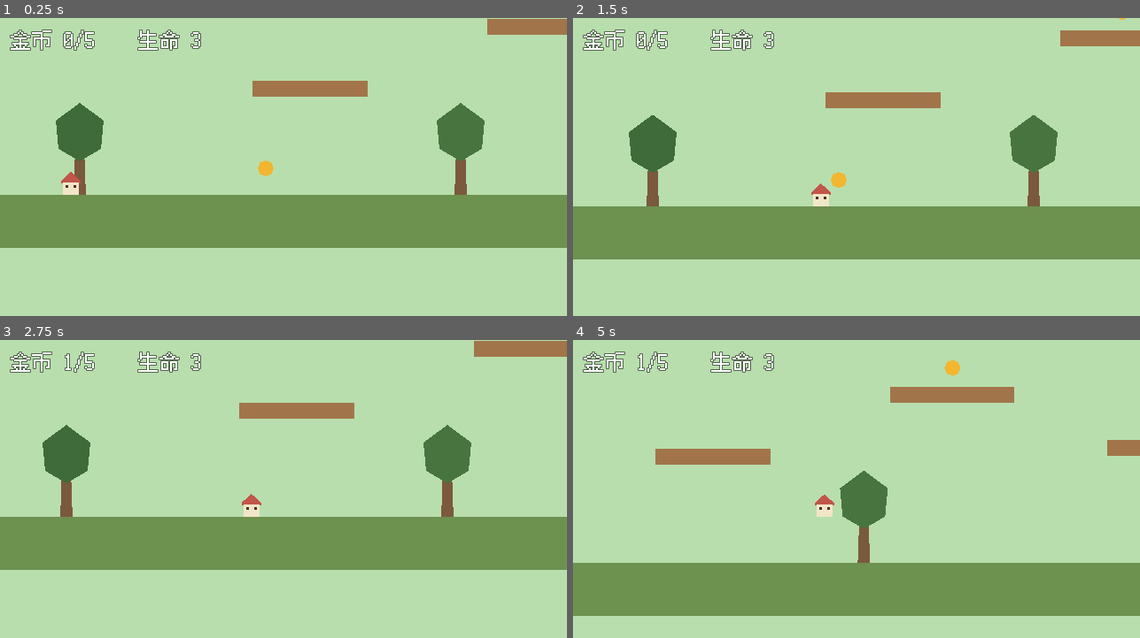
Above: before the commit, frames 1-4 (two rows, left to right).
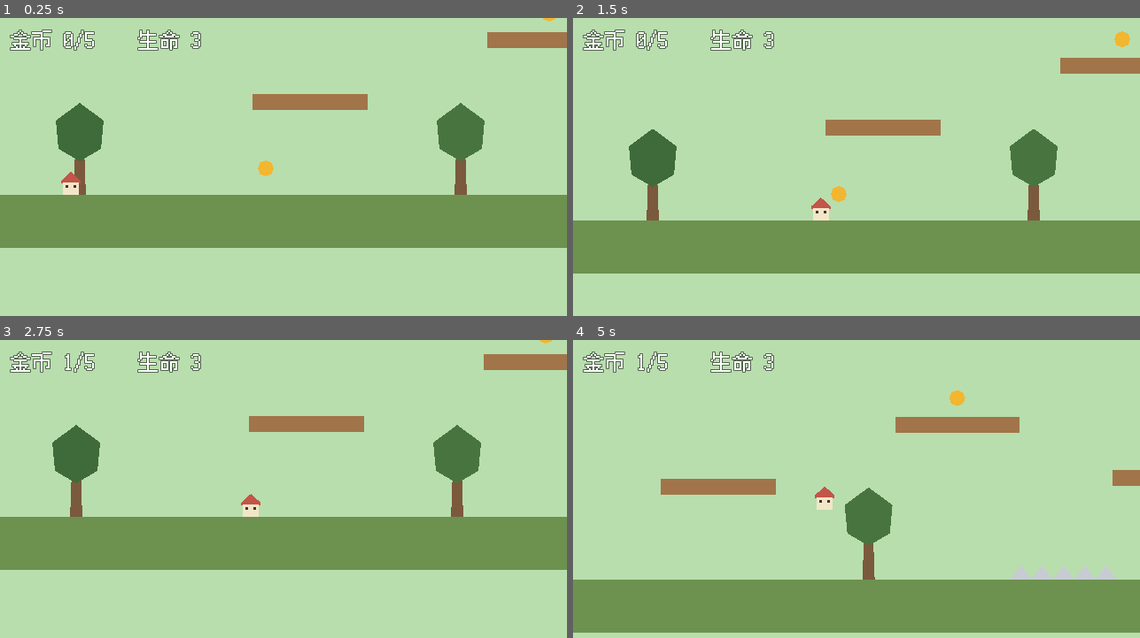
Above: after the commit, the same moments.

Repository: gdchaochao/platformer
Game: Godot game, scene res://scenes/levels/level_1_1.tscn
Same seed, same stepped clock (60 frames per second), same inputs: the game is played once before the commit and once after it.
Inputs:
- Up to frame 1 (0.25 s): no input
- Up to frame 2 (1.5 s): tap Enter at 0.5 s; hold D from 0.53 s (still down); tap Space at 0.77 s
- Up to frame 3 (2.75 s): tap Space at 1.52 s; release D at 2.03 s; hold A from 2.03 s (still down)
- Up to frame 4 (5 s): release A at 2.78 s; hold D 2.78-4.28 s; tap Space at 3.02, 3.77, 4.52 s; hold A from 4.28 s (still down)

The runs differ from the first frame. In frame 1, 3.1% of the frame differs, in the area x 44-100%, y 0-31%; in frame 2, 15%; in frame 3, 5.4%; in frame 4, 18%, in the area x 0-100%, y 6-99%.

Commit message:
feat: 修复跳跃高度+新增尖刺与巡逻敌人
- 跳跃力 -470→-530(跳高 113→143px)，修复跳不上平台(原设计需 129px)
- 平台链整体下调适配新跳跃弧线
- 新增尖刺(hazard group)：碰到扣命+无敌闪烁+传送回出生点
- 新增巡逻刺球怪 walker：碰墙/悬崖/边界自动掉头；
  玩家头顶踩踏可消灭并反弹，侧面碰撞则玩家受伤
- Game.hurt_player 改造：受伤不再整关重开，player_hurt 信号回出生点
- 修复 HUD 金币总数显示(吃后分母变小)
- 经 agent-browser 实测：跳平台/吃金币/尖刺扣血/回出生点全部通过

Diff:
--- a/autoload/game.gd
+++ b/autoload/game.gd
@@ -5,6 +5,7 @@
 
 signal coins_changed(value: int)
 signal lives_changed(value: int)
+signal player_hurt  # 玩家受伤但生命未耗尽：关卡负责把玩家传送回出生点
 
 const START_LEVEL: String = "res://scenes/levels/level_1_1.tscn"
 
@@ -44,7 +45,7 @@
 	coins_changed.emit(coins)
 
 
-## 受到一次伤害：扣一条命；生命耗尽则整轮重来
+## 受到一次伤害：扣一条命；生命未耗尽则通知关卡传送玩家回出生点，耗尽则整轮重来
 func hurt_player() -> void:
 	lives -= 1
 	lives_changed.emit(lives)
@@ -54,7 +55,7 @@
 		reload_current_level()
 	else:
 		print("受伤，当前生命: %d" % lives)
-		reload_current_level()
+		player_hurt.emit()
 
 
 ## 通关：看顺序表里还有没有下一关
--- /dev/null
+++ b/scenes/enemies/walker.gd
@@ -0,0 +1,53 @@
+extends CharacterBody2D
+## 巡逻小怪（森林刺球怪）：
+## - 沿平台左右巡逻，碰墙 / 悬崖边缘 / 巡逻边界自动掉头
+## - 玩家从头顶踩到 → 小怪被消灭，玩家反弹
+## - 侧面/下方碰到玩家 → 玩家受伤（走 take_hit 无敌帧逻辑）
+
+@export var speed: float = 60.0          # 巡逻速度
+@export var patrol_min_x: float = 0.0    # 巡逻左边界（世界坐标）
+@export var patrol_max_x: float = 1e9    # 巡逻右边界
+
+var _dir: float = -1.0
+
+@onready var _edge_ray: RayCast2D = $EdgeRay
+
+
+func _ready() -> void:
+	$Hurtbox.body_entered.connect(_on_hurtbox_body_entered)
+
+
+func _physics_process(delta: float) -> void:
+	if not is_on_floor():
+		velocity.y += ProjectSettings.get_setting("physics/2d/default_gravity") * delta
+	velocity.x = _dir * speed
+	move_and_slide()
+
+	# 掉头三条件：撞墙 / 前方悬崖 / 越出巡逻边界
+	if is_on_wall():
+		_flip()
+	elif is_on_floor() and not _edge_ray.is_colliding():
+		_flip()
+	if _dir < 0.0 and global_position.x <= patrol_min_x:
+		_flip()
+	elif _dir > 0.0 and global_position.x >= patrol_max_x:
+		_flip()
+
+	# 边缘检测射线始终放在前进方向一侧
+	_edge_ray.position.x = 12.0 * _dir
+
+
+func _flip() -> void:
+	_dir = -_dir
+
+
+func _on_hurtbox_body_entered(body: Node2D) -> void:
+	if not body.is_in_group("player"):
+		return
+	# 踩踏判定：玩家正在下落 且 玩家位置明显高于小怪中心
+	if body.velocity.y > 40.0 and body.global_position.y < global_position.y - 6.0:
+		if body.has_method("bounce"):
+			body.bounce()
+		queue_free()
+	elif body.has_method("take_hit"):
+		body.take_hit()
--- /dev/null
+++ b/scenes/enemies/walker.tscn
@@ -0,0 +1,35 @@
+[gd_scene format=3]
+
+[ext_resource type="Script" path="res://scenes/enemies/walker.gd" id="1_walker"]
+
+[sub_resource type="CircleShape2D" id="Sh_body"]
+radius = 12.0
+
+[sub_resource type="CircleShape2D" id="Sh_hurt"]
+radius = 14.0
+
+[node name="Walker" type="CharacterBody2D"]
+script = ExtResource("1_walker")
+
+[node name="CollisionShape2D" type="CollisionShape2D" parent="."]
+shape = SubResource("Sh_body")
+
+[node name="Body" type="Polygon2D" parent="."]
+color = Color(0.717647, 0.258824, 0.223529, 1)
+polygon = PackedVector2Array(12, 0, 8.5, 8.5, 0, 12, -8.5, 8.5, -12, 0, -8.5, -8.5, 0, -12, 8.5, -8.5)
+
+[node name="EyeL" type="Polygon2D" parent="."]
+color = Color(0.98, 0.94, 0.85, 1)
+polygon = PackedVector2Array(-6, -4, -3, -4, -3, -1, -6, -1)
+
+[node name="EyeR" type="Polygon2D" parent="."]
+color = Color(0.98, 0.94, 0.85, 1)
+polygon = PackedVector2Array(3, -4, 6, -4, 6, -1, 3, -1)
+
+[node name="Hurtbox" type="Area2D" parent="."]
+[node name="CollisionShape2D" type="CollisionShape2D" parent="Hurtbox"]
+shape = SubResource("Sh_hurt")
+
+[node name="EdgeRay" type="RayCast2D" parent="."]
+position = Vector2(12, 0)
+target_position = Vector2(0, 26)
--- a/scenes/levels/level_1_1.gd
+++ b/scenes/levels/level_1_1.gd
@@ -4,10 +4,14 @@
 ##   "coins"     → Area2D 金币（吃到 +1）
 ##   "killzone"  → Area2D 坠落/陷阱区（碰到扣一条命）
 ##   "goal"      → Area2D 终点旗帜（触发通关）
-##   "hazard"    → Area2D 尖刺/敌人（预留，后续加伤害逻辑）
+##   "hazard"    → Area2D 尖刺等静态危险物（带无敌帧判定的伤害）
+## 敌人（walker）的伤害/踩踏由敌人场景自己处理，不走这里。
 
 var _won: bool = false
+var _coins_total: int = 0  # 开局缓存金币总数（避免吃到后分母变小）
 
+@onready var _player: CharacterBody2D = $Player
+@onready var _spawn: Marker2D = $Spawn
 @onready var _coins_label: Label = $HUD/CoinsLabel
 @onready var _win_label: Label = $HUD/WinLabel
 
@@ -22,21 +26,32 @@
 	# 金币/生命变化实时刷新 HUD
 	Game.coins_changed.connect(func(_v: int) -> void: _refresh_hud())
 	Game.lives_changed.connect(func(_v: int) -> void: _refresh_hud())
+	# 受伤未死：传送回出生点
+	Game.player_hurt.connect(_on_player_hurt)
 
-	# 连接三类交互物（按 group 自动装配，场景里新增同组节点无需改代码）
+	# 连接各类交互物（按 group 自动装配，场景里新增同组节点无需改代码）
 	for coin: Area2D in get_tree().get_nodes_in_group("coins"):
 		coin.body_entered.connect(_on_coin_body_entered.bind(coin))
+	_coins_total = get_tree().get_nodes_in_group("coins").size()
 	for kill: Area2D in get_tree().get_nodes_in_group("killzone"):
 		kill.body_entered.connect(_on_killzone_body_entered)
 	for goal: Area2D in get_tree().get_nodes_in_group("goal"):
 		goal.body_entered.connect(_on_goal_body_entered)
+	for hazard: Area2D in get_tree().get_nodes_in_group("hazard"):
+		hazard.body_entered.connect(_on_hazard_body_entered)
 
 	_refresh_hud()
 
 
+func _on_player_hurt() -> void:
+	if not is_instance_valid(_player):
+		return
+	_player.global_position = _spawn.global_position
+	_player.velocity = Vector2.ZERO
+
+
 func _refresh_hud() -> void:
-	var total: int = get_tree().get_nodes_in_group("coins").size()
-	_coins_label.text = "金币 %d/%d    生命 %d" % [Game.coins, total, Game.lives]
+	_coins_label.text = "金币 %d/%d    生命 %d" % [Game.coins, _coins_total, Game.lives]
 
 
 func _on_coin_body_entered(body: Node2D, coin: Area2D) -> void:
@@ -46,8 +61,14 @@
 
 
 func _on_killzone_body_entered(body: Node2D) -> void:
+	# 坠落必扣命（不受无敌帧保护），传送回出生点由 player_hurt 信号完成
 	if body.is_in_group("player") and not _won:
 		Game.hurt_player()
+
+
+func _on_hazard_body_entered(body: Node2D) -> void:
+	if body.is_in_group("player") and not _won and body.has_method("take_hit"):
+		body.take_hit()
 
 
 func _on_goal_body_entered(body: Node2D) -> void:
--- a/scenes/levels/level_1_1.tscn
+++ b/scenes/levels/level_1_1.tscn
@@ -3,6 +3,7 @@
 [ext_resource type="Script" path="res://scenes/levels/level_1_1.gd" id="1_lvl"]
 [ext_resource type="PackedScene" path="res://scenes/player/player.tscn" id="2_player"]
 [ext_resource type="FontFile" path="res://assets/fonts/fusion_pixel.otf" id="3_font"]
+[ext_resource type="PackedScene" path="res://scenes/enemies/walker.tscn" id="4_walker"]
 
 [sub_resource type="RectangleShape2D" id="Sh_g1"]
 size = Vector2(1400, 60)
@@ -24,6 +25,10 @@
 size = Vector2(44, 130)
 [sub_resource type="CircleShape2D" id="Sh_coin"]
 radius = 14.0
+[sub_resource type="RectangleShape2D" id="Sh_sp1"]
+size = Vector2(120, 14)
+[sub_resource type="RectangleShape2D" id="Sh_sp2"]
+size = Vector2(100, 14)
 
 [node name="Level_1_1" type="Node2D"]
 script = ExtResource("1_lvl")
@@ -79,7 +84,7 @@
 polygon = PackedVector2Array(-330, -30, 330, -30, 330, 30, -330, 30)
 
 [node name="P1" type="StaticBody2D" parent="."]
-position = Vector2(350, 200)
+position = Vector2(350, 215)
 [node name="CollisionShape2D" type="CollisionShape2D" parent="P1"]
 shape = SubResource("Sh_p1")
 [node name="Visual" type="Polygon2D" parent="P1"]
@@ -87,7 +92,7 @@
 polygon = PackedVector2Array(-65, -9, 65, -9, 65, 9, -65, 9)
 
 [node name="P2" type="StaticBody2D" parent="."]
-position = Vector2(620, 130)
+position = Vector2(620, 145)
 [node name="CollisionShape2D" type="CollisionShape2D" parent="P2"]
 shape = SubResource("Sh_p2")
 [node name="Visual" type="Polygon2D" parent="P2"]
@@ -95,7 +100,7 @@
 polygon = PackedVector2Array(-70, -9, 70, -9, 70, 9, -70, 9)
 
 [node name="P3" type="StaticBody2D" parent="."]
-position = Vector2(870, 190)
+position = Vector2(870, 205)
 [node name="CollisionShape2D" type="CollisionShape2D" parent="P3"]
 shape = SubResource("Sh_p3")
 [node name="Visual" type="Polygon2D" parent="P3"]
@@ -103,7 +108,7 @@
 polygon = PackedVector2Array(-75, -9, 75, -9, 75, 9, -75, 9)
 
 [node name="P4" type="StaticBody2D" parent="."]
-position = Vector2(1140, 120)
+position = Vector2(1140, 135)
 [node name="CollisionShape2D" type="CollisionShape2D" parent="P4"]
 shape = SubResource("Sh_p4")
 [node name="Visual" type="Polygon2D" parent="P4"]
@@ -111,12 +116,30 @@
 polygon = PackedVector2Array(-70, -9, 70, -9, 70, 9, -70, 9)
 
 [node name="P5" type="StaticBody2D" parent="."]
-position = Vector2(1350, 210)
+position = Vector2(1350, 225)
 [node name="CollisionShape2D" type="CollisionShape2D" parent="P5"]
 shape = SubResource("Sh_p5")
 [node name="Visual" type="Polygon2D" parent="P5"]
 color = Color(0.631373, 0.458824, 0.290196, 1)
 polygon = PackedVector2Array(-60, -9, 60, -9, 60, 9, -60, 9)
+
+[node name="Spikes1" type="Area2D" parent="." groups=["hazard"]]
+position = Vector2(740, 0)
+[node name="CollisionShape2D" type="CollisionShape2D" parent="Spikes1"]
+position = Vector2(0, 313)
+shape = SubResource("Sh_sp1")
+[node name="Visual" type="Polygon2D" parent="Spikes1"]
+color = Color(0.78, 0.8, 0.82, 1)
+polygon = PackedVector2Array(-60, 320, -48, 304, -36, 320, -24, 304, -12, 320, 0, 304, 12, 320, 24, 304, 36, 320, 48, 304, 60, 320)
+
+[node name="Spikes2" type="Area2D" parent="." groups=["hazard"]]
+position = Vector2(1550, 0)
+[node name="CollisionShape2D" type="CollisionShape2D" parent="Spikes2"]
+position = Vector2(0, 313)
+shape = SubResource("Sh_sp2")
+[node name="Visual" type="Polygon2D" parent="Spikes2"]
+color = Color(0.78, 0.8, 0.82, 1)
+polygon = PackedVector2Array(-50, 320, -37.5, 304, -25, 320, -12.5, 304, 0, 320, 12.5, 304, 25, 320, 37.5, 304, 50, 320)
 
 [node name="KillZone" type="Area2D" parent="." groups=["killzone"]]
 position = Vector2(1200, 470)
@@ -131,28 +154,28 @@
 color = Color(0.94902, 0.713726, 0.196078, 1)
 polygon = PackedVector2Array(9, 0, 6.5, 6.5, 0, 9, -6.5, 6.5, -9, 0, -6.5, -6.5, 0, -9, 6.5, -6.5)
 [node name="Coin2" type="Area2D" parent="." groups=["coins"]]
-position = Vector2(620, 100)
+position = Vector2(620, 115)
 [node name="CollisionShape2D" type="CollisionShape2D" parent="Coin2"]
 shape = SubResource("Sh_coin")
 [node name="Visual" type="Polygon2D" parent="Coin2"]
 color = Color(0.94902, 0.713726, 0.196078, 1)
 polygon = PackedVector2Array(9, 0, 6.5, 6.5, 0, 9, -6.5, 6.5, -9, 0, -6.5, -6.5, 0, -9, 6.5, -6.5)
 [node name="Coin3" type="Area2D" parent="." groups=["coins"]]
-position = Vector2(870, 163)
+position = Vector2(870, 178)
 [node name="CollisionShape2D" type="CollisionShape2D" parent="Coin3"]
 shape = SubResource("Sh_coin")
 [node name="Visual" type="Polygon2D" parent="Coin3"]
 color = Color(0.94902, 0.713726, 0.196078, 1)
 polygon = PackedVector2Array(9, 0, 6.5, 6.5, 0, 9, -6.5, 6.5, -9, 0, -6.5, -6.5, 0, -9, 6.5, -6.5)
 [node name="Coin4" type="Area2D" parent="." groups=["coins"]]
-position = Vector2(1140, 95)
+position = Vector2(1140, 110)
 [node name="CollisionShape2D" type="CollisionShape2D" parent="Coin4"]
 shape = SubResource("Sh_coin")
 [node name="Visual" type="Polygon2D" parent="Coin4"]
 color = Color(0.94902, 0.713726, 0.196078, 1)
 polygon = PackedVector2Array(9, 0, 6.5, 6.5, 0, 9, -6.5, 6.5, -9, 0, -6.5, -6.5, 0, -9, 6.5, -6.5)
 [node name="Coin5" type="Area2D" parent="." groups=["coins"]]
-position = Vector2(1350, 175)
+position = Vector2(1350, 190)
 [node name="CollisionShape2D" type="CollisionShape2D" parent="Coin5"]
 shape = SubResource("Sh_coin")
 [node name="Visual" type="Polygon2D" parent="Coin5"]
@@ -171,6 +194,19 @@
 color = Color(0.760784, 0.341176, 0.290196, 1)
 polygon = PackedVector2Array(2, 215, 40, 232, 2, 248)
 
+[node name="Walker1" parent="." instance=ExtResource("4_walker")]
+position = Vector2(1050, 308)
+patrol_min_x = 950.0
+patrol_max_x = 1160.0
+
+[node name="Walker2" parent="." instance=ExtResource("4_walker")]
+position = Vector2(1780, 308)
+patrol_min_x = 1680.0
+patrol_max_x = 1900.0
+
+[node name="Spawn" type="Marker2D" parent="."]
+position = Vector2(80, 308)
+
 [node name="Player" parent="." instance=ExtResource("2_player")]
 position = Vector2(80, 308)
 
@@ -179,7 +215,7 @@
 offset_left = 12.0
 offset_top = 8.0
 offset_right = 400.0
-offset_bottom = 32.0
+offset_bottom = 40.0
 theme_override_fonts/font = ExtResource("3_font")
 theme_override_colors/font_color = Color(1, 1, 1, 1)
 theme_override_colors/font_outline_color = Color(0, 0, 0, 0.55)
--- a/scenes/player/player.gd
+++ b/scenes/player/player.gd
@@ -9,7 +9,8 @@
 @export var ground_accel: float = 2200.0     # 地面加速
 @export var air_accel: float = 1400.0        # 空中加速（空中操控性）
 @export var friction: float = 2000.0         # 地面松手减速
-@export var jump_velocity: float = -470.0    # 起跳初速度（负 = 向上）
+@export var jump_velocity: float = -530.0    # 起跳初速度（负 = 向上）≈143px 跳高
+@export var bounce_velocity: float = -340.0  # 踩到敌人头顶的反弹速度
 @export var gravity_scale_hold: float = 1.0  # 按住跳跃键时的重力倍率（跳得高）
 @export var gravity_scale_release: float = 1.8  # 松开跳跃键的重力倍率（快速落下=可调跳跃高度）
 @export var jump_buffer_time: float = 0.12   # 落地前按跳跃的宽容时间
@@ -20,6 +21,7 @@
 var _coyote: float = 0.0
 var _on_ground_last: bool = false
 var _jump_held_last: bool = false
+var invulnerable: bool = false   # 受伤无敌帧期间忽略再次伤害
 
 @onready var _cap: Polygon2D = $Cap
 @onready var _body: Polygon2D = $Body
@@ -90,6 +92,27 @@
 		scale.x = -1.0
 
 
+## 踩到敌人头顶时的反弹
+func bounce() -> void:
+	velocity.y = bounce_velocity
+
+
+## 受伤（尖刺/敌人碰撞）：无敌帧内忽略；扣命后由关卡把玩家传送回出生点
+func take_hit() -> void:
+	if invulnerable:
+		return
+	invulnerable = true
+	Game.hurt_player()
+	if not is_inside_tree():
+		return
+	# 无敌闪烁 1.1 秒（tween 挂在节点上，场景重载时自动销毁）
+	var tw := create_tween()
+	for i in range(4):
+		tw.tween_property(self, "modulate:a", 0.35, 0.14)
+		tw.tween_property(self, "modulate:a", 1.0, 0.14)
+	tw.tween_callback(func() -> void: invulnerable = false)
+
+
 ## 受伤闪烁（占位：之后可换真正的受伤动画/无敌帧）
 func take_hit_feedback() -> void:
 	modulate = Color(1, 0.5, 0.5)
Not shown, added: scenes/enemies/walker.gd.uid
